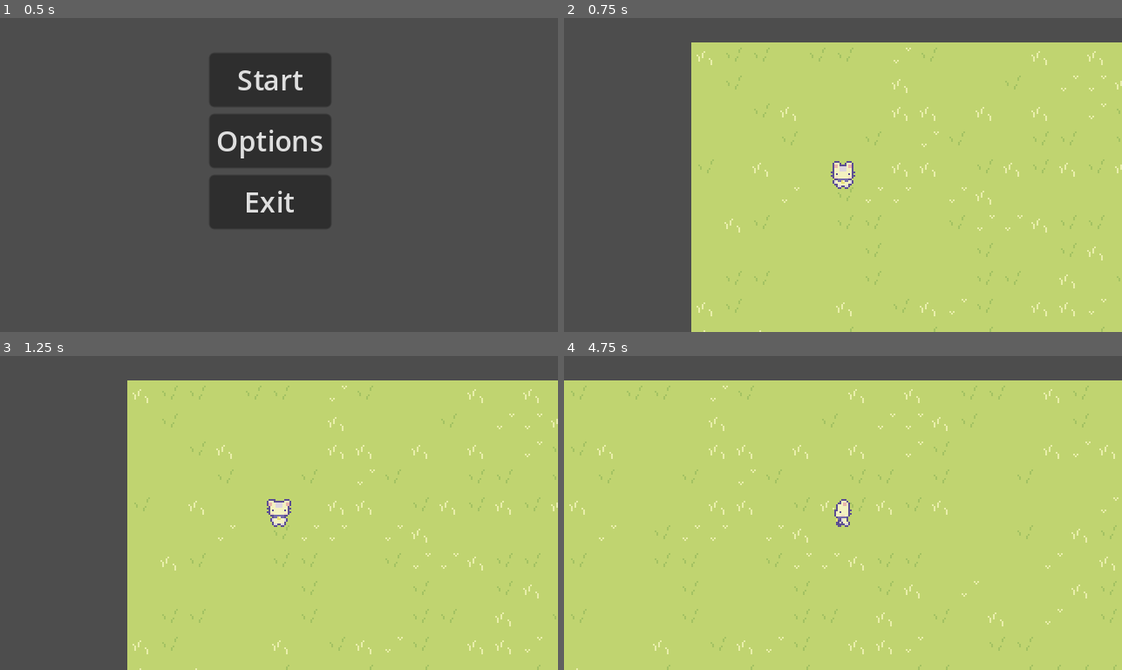
Above: before the commit, frames 1-4 (two rows, left to right).
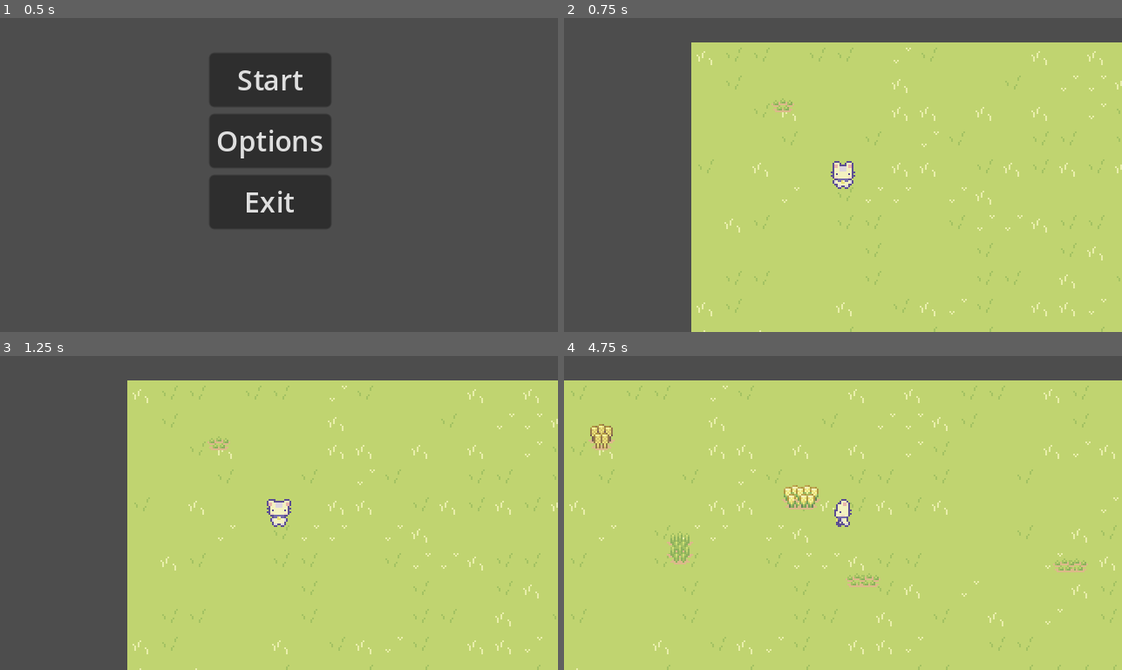
Above: after the commit, the same moments.

Repository: egd3025/everbloom
Game: Godot game, scene res://start_menu.tscn
Same seed, same stepped clock (60 frames per second), same inputs: the game is played once before the commit and once after it.
Inputs (mouse positions are in pixels of both pictures, inside the frame that each line leads up to):
- Up to frame 1 (0.5 s): no input
- Up to frame 2 (0.75 s): click "Start" at 0.5 s
- Up to frame 3 (1.25 s): no input
- Up to frame 4 (4.75 s): move the mouse to (965, 497) at 1.27 s; hold Right (ui_right) 1.28-2.03 s; click (965, 497) at 1.35 s; move the mouse to (731, 528) at 2.02 s; hold Down (ui_down) 2.03-2.78 s; click (731, 528) at 2.1 s; move the mouse to (898, 443) at 2.77 s; hold Right (ui_right) 2.78-3.53 s; click (898, 443) at 2.85 s; move the mouse to (815, 575) at 3.52 s; hold Up (ui_up) 3.53-4.28 s; click (815, 575) at 3.6 s; move the mouse to (1010, 560) at 4.27 s; hold Left (ui_left) from 4.28 s (still down); click (1010, 560) at 4.35 s

Frame 1 is identical in both runs. In frame 2, 0.1% of the frame differs, in the area x 37-42%, y 25-30%; in frame 3, 0.1%; in frame 4, 1.3%, in the area x 4-94%, y 21-74%.

Commit message:
Added plants that grow
Left click to place a plant that grows

Diff:
--- /dev/null
+++ b/EverBloom/Plants/Plant.gd
@@ -0,0 +1,30 @@
+extends Node2D
+@onready var plant = $Sprite2D
+@onready var timer = $Timer
+var stage = 0
+
+# Called when the node enters the scene tree for the first time.
+func _ready():
+	timer.start()
+	plant.frame = 1
+
+
+# Called every frame. 'delta' is the elapsed time since the previous frame.
+func _process(delta):
+	match stage:
+		1:
+			plant.frame = 1
+		2:
+			plant.frame = 2
+		3:
+			plant.frame = 3
+		4:
+			plant.frame = 4
+		5:
+			plant.frame = 5
+
+
+
+func _on_timer_timeout():
+	if stage <= 5:
+		stage += 1
--- /dev/null
+++ b/EverBloom/Plants/Plant.tscn
@@ -0,0 +1,16 @@
+[gd_scene load_steps=3 format=3 uid="uid://byhgnas87o1gb"]
+
+[ext_resource type="Script" path="res://Plants/Plant.gd" id="1_egb8p"]
+[ext_resource type="Texture2D" uid="uid://c8a3mck1ac1vk" path="res://cup_noodle/Basic_Plants.png" id="2_rta03"]
+
+[node name="Plant" type="Node2D"]
+script = ExtResource("1_egb8p")
+
+[node name="Sprite2D" type="Sprite2D" parent="."]
+texture = ExtResource("2_rta03")
+hframes = 6
+vframes = 2
+
+[node name="Timer" type="Timer" parent="."]
+
+[connection signal="timeout" from="Timer" to="." method="_on_timer_timeout"]
--- a/EverBloom/World/world.gd
+++ b/EverBloom/World/world.gd
@@ -1,11 +1,11 @@
 extends Node2D
 
+const plant = preload("res://Plants/Plant.tscn")
+@onready var world = $"."
 
 # Called when the node enters the scene tree for the first time.
-func _ready():
-	pass # Replace with function body.
-
-
-# Called every frame. 'delta' is the elapsed time since the previous frame.
-func _process(delta):
-	pass
+func _input(event):
+	if event.is_action("Spawn"):
+		var plant1 = plant.instantiate()
+		plant1.position = get_global_mouse_position()
+		world.add_child(plant1)
--- a/EverBloom/World/world.tscn
+++ b/EverBloom/World/world.tscn
@@ -1,10 +1,11 @@
-[gd_scene load_steps=20 format=3 uid="uid://bnakm63s4hcam"]
+[gd_scene load_steps=21 format=3 uid="uid://bnakm63s4hcam"]
 
 [ext_resource type="TileSet" uid="uid://cxa3a7h17ymwt" path="res://stardew.tres" id="1_5jp6c"]
 [ext_resource type="Script" path="res://World/world.gd" id="1_a85sf"]
 [ext_resource type="Script" path="res://Player/Player.gd" id="2_3431q"]
 [ext_resource type="Script" path="res://World/WorldGen.gd" id="2_rlebr"]
 [ext_resource type="Texture2D" uid="uid://br34h1te2q78s" path="res://cup_noodle/Basic Charakter Spritesheet.png" id="4_h38wm"]
+[ext_resource type="PackedScene" uid="uid://byhgnas87o1gb" path="res://Plants/plant.tscn" id="6_sfo2u"]
 
 [sub_resource type="CapsuleShape2D" id="CapsuleShape2D_cplsi"]
 radius = 4.0
@@ -153,3 +154,6 @@
 animation = &"side_walk"
 
 [node name="Camera2D" type="Camera2D" parent="player"]
+
+[node name="Plant" parent="." instance=ExtResource("6_sfo2u")]
+position = Vector2(53, 33)
--- a/EverBloom/project.godot
+++ b/EverBloom/project.godot
@@ -23,6 +23,14 @@
 window/size/window_height_override=720
 window/stretch/mode="canvas_items"
 
+[input]
+
+Spawn={
+"deadzone": 0.51,
+"events": [Object(InputEventMouseButton,"resource_local_to_scene":false,"resource_name":"","device":-1,"window_id":0,"alt_pressed":false,"shift_pressed":false,"ctrl_pressed":false,"meta_pressed":false,"button_mask":0,"position":Vector2(0, 0),"global_position":Vector2(0, 0),"factor":1.0,"button_index":1,"canceled":false,"pressed":false,"double_click":false,"script":null)
+]
+}
+
 [rendering]
 
 textures/canvas_textures/default_texture_filter=0
